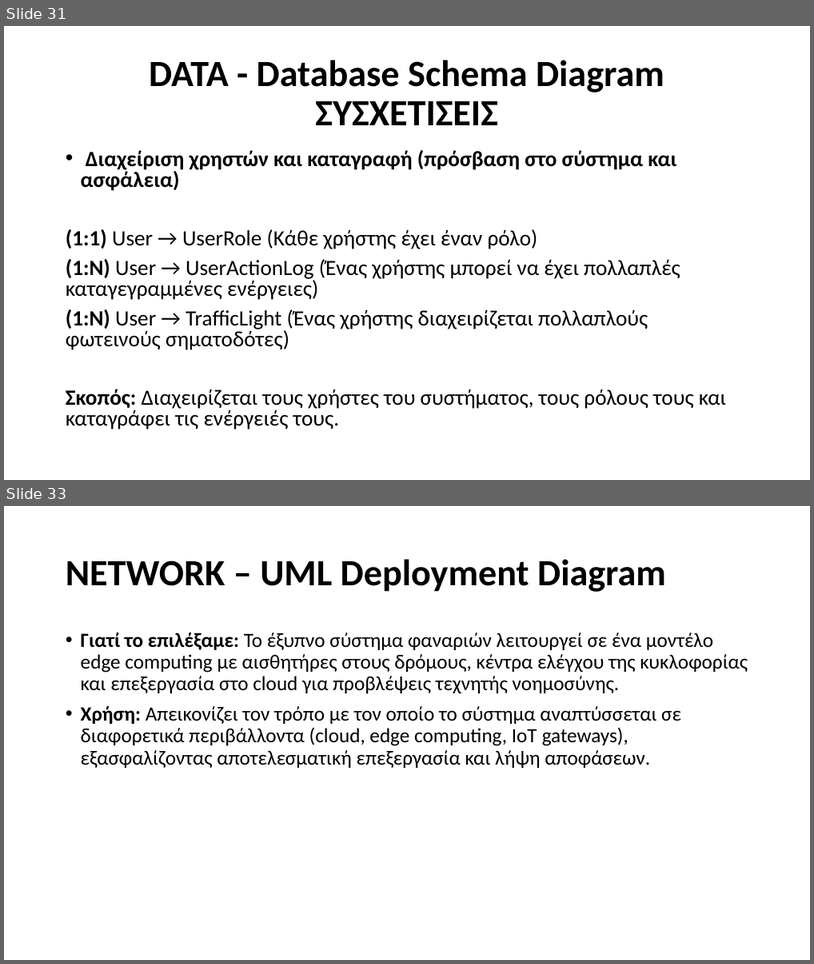
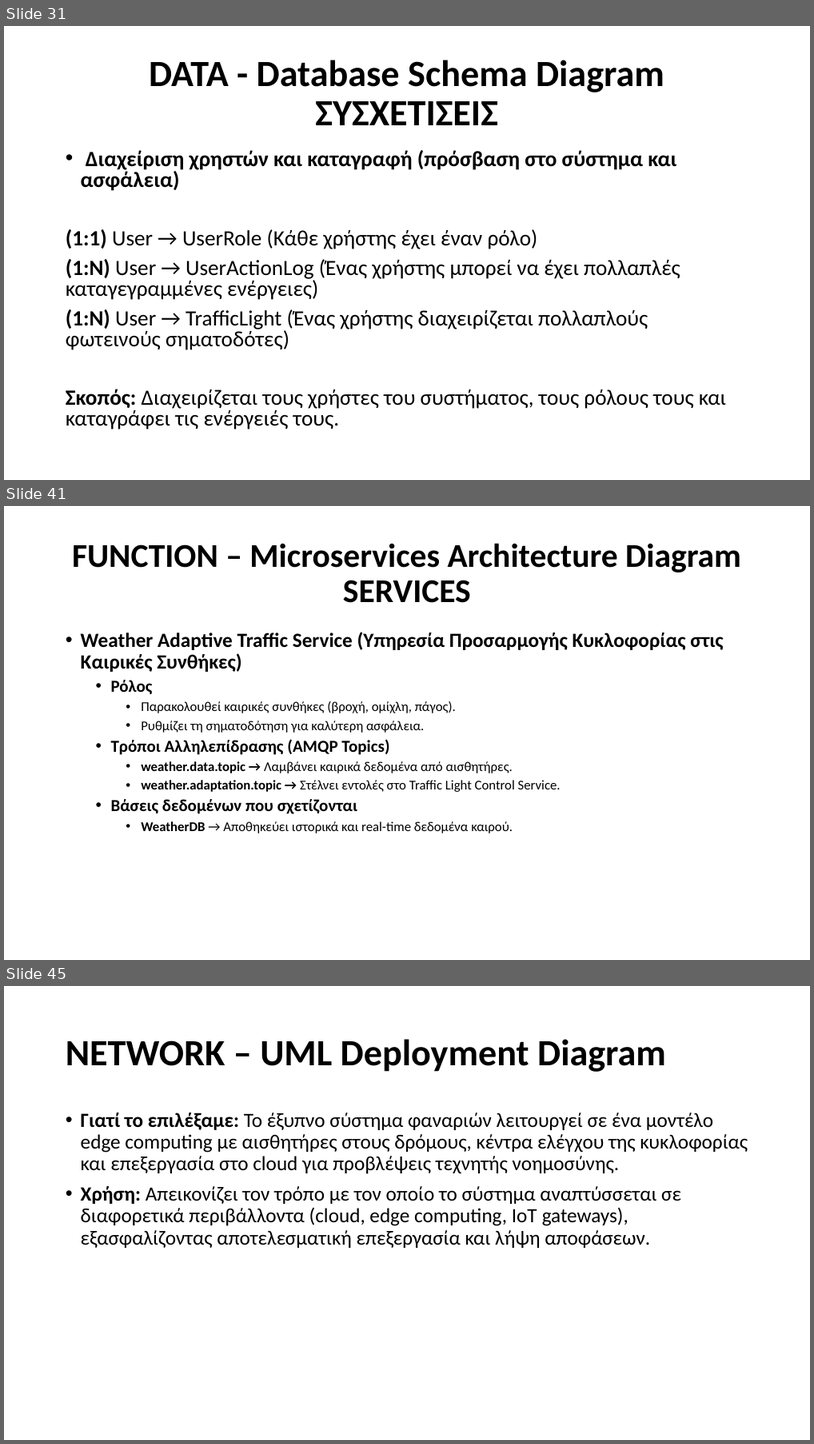
Before and after one commit to Ath21/STL_Drive, a slide deck: Presentation.pptx. Shown one above the other, each under a label of ours: slides 31 and 33 before the commit, slides 31, 41 and 45 after it; the slides between them are not shown. The pictures are 814x964 and 814x1444 pixels, drawn with LibreOffice and Linux fonts; fonts in the diff are those of the drawing. Boxes give left, top, right and bottom in pixels: in the first picture for what was removed or moved away, otherwise in the second. Text is boxed around its words. In the diff, an @@ line names an element or a change of style, - is before the commit and + after.

```diff
--- a/Presentation.pptx
+++ b/Presentation.pptx
@@ slide 41 added at box(4, 506, 810, 960), background #FFFFFF @@
@@ title added at box(72, 543, 742, 603), 39.6 pt, text #000000, bold @@
+FUNCTION – Microservices Architecture Diagram
+SERVICES
@@ text added at box(81, 632, 723, 833), 16 pt, text #000000 @@
+• Weather Adaptive Traffic Service (Υπηρεσία Προσαρμογής Κυκλοφορίας στις Καιρικές Συνθήκες)
+  • Ρόλος
+    • Παρακολουθεί καιρικές συνθήκες (βροχή, ομίχλη, πάγος).
+    • Ρυθμίζει τη σηματοδότηση για καλύτερη ασφάλεια.
+  • Τρόποι Αλληλεπίδρασης (AMQP Topics)
+    • weather.data.topic → Λαμβάνει καιρικά δεδομένα από αισθητήρες.
+    • weather.adaptation.topic → Στέλνει εντολές στο Traffic Light Control Service.
+  • Βάσεις δεδομένων που σχετίζονται
+    • WeatherDB → Αποθηκεύει ιστορικά και real-time δεδομένα καιρού.
@@ what was slide 33 is now slide 45 @@
```
Also in this commit, not shown: 1 slide changed, 11 other slides added, 3 other files.
